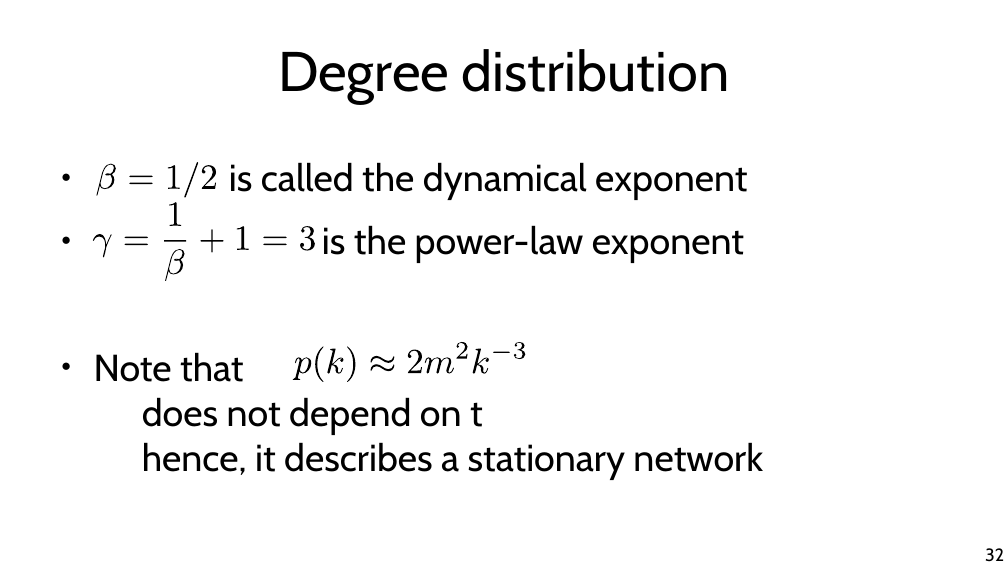
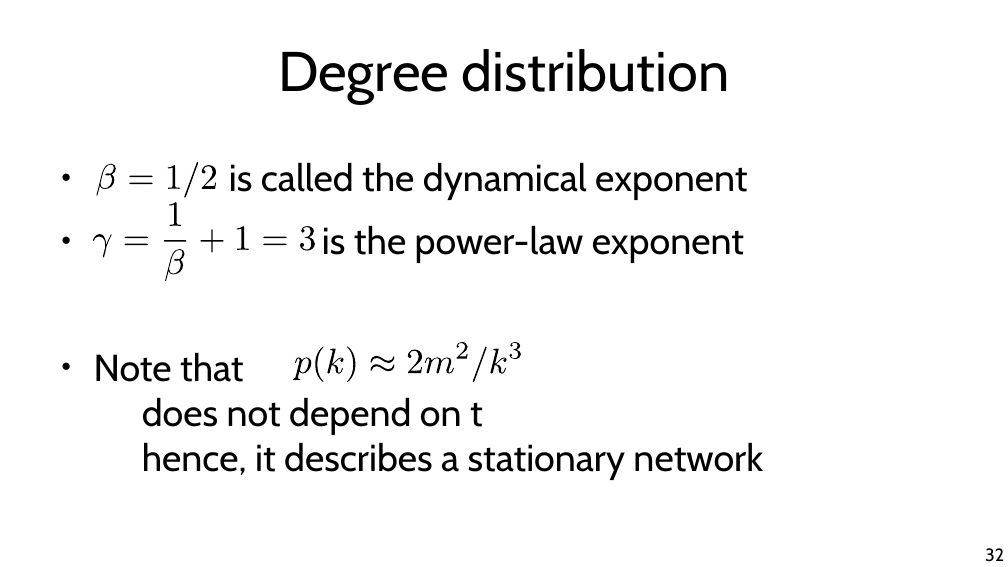
Before and after one commit to chatox/networks-science-course, a slide deck: slide 32 of theory/tt05_preferential_attachment.odp. Drawn at 1008x567 pixels with LibreOffice and Linux fonts; fonts in the diff are those of the drawing. Boxes give left, top, right and bottom in pixels: in the first picture for what was removed or moved away, otherwise in the second. Text is boxed around its words. In the diff, an @@ line names an element or a change of style, - is before the commit and + after.

```diff
--- a/theory/tt05_preferential_attachment.odp
+++ b/theory/tt05_preferential_attachment.odp
@@ freeform shape: place and size @@
-freeform shape at [493,352,509,353]
+freeform shape at [473,347,487,382]
@@ freeform shape: place and size @@
-freeform shape at [473,349,489,373]
+freeform shape at [490,349,507,373]
@@ freeform shape: place and size @@
-freeform shape at [514,342,526,359]
+freeform shape at [509,342,521,359]
```
Also in this commit, not shown: 19 other slides changed, 1 slide added, 1 slide removed, 1 other file.
